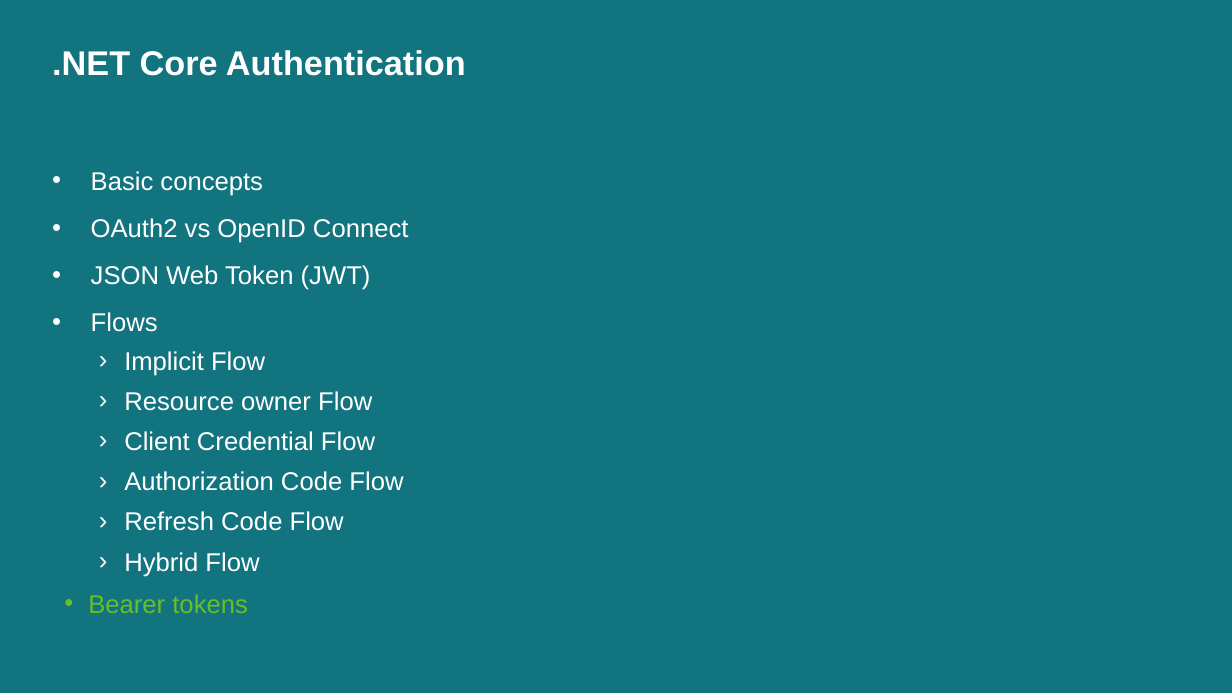
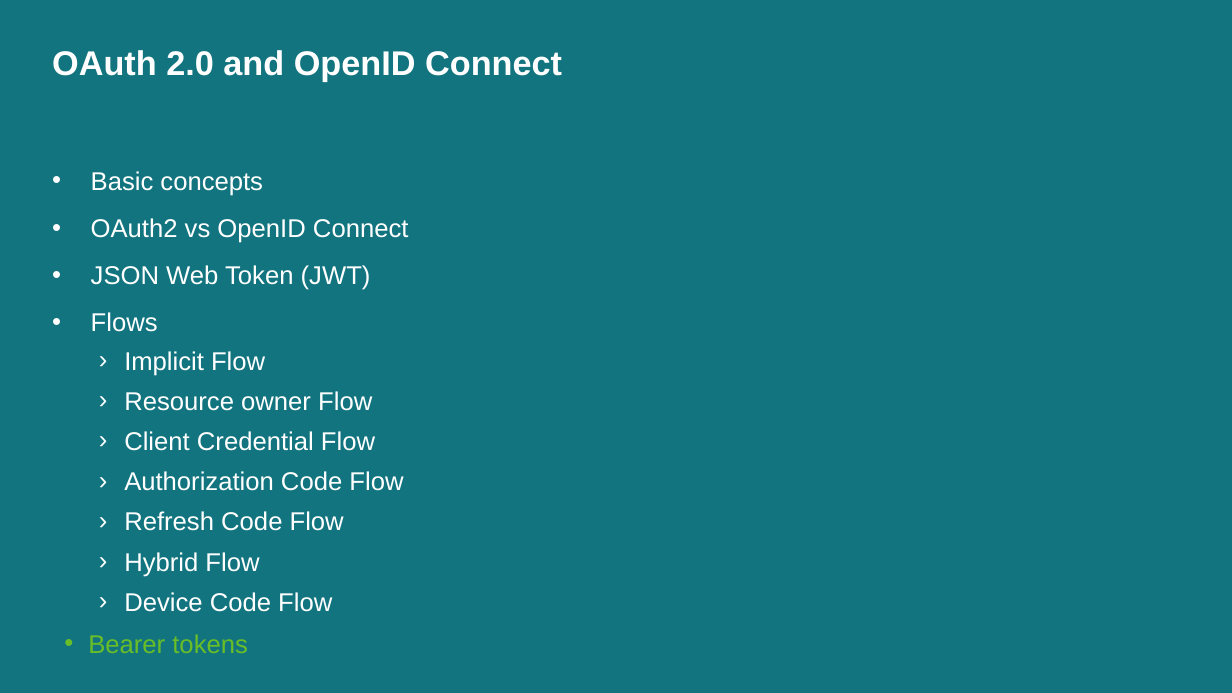
Before and after one commit to nickverschueren/devcruise-2019, a slide deck: slide 47 of Slides/OAuthAndOpenIdConnect.pptx (slide 36 before the commit). Drawn at 1232x693 pixels with LibreOffice and Linux fonts; fonts in the diff are those of the drawing. Boxes give left, top, right and bottom in pixels: in the first picture for what was removed or moved away, otherwise in the second. Text is boxed around its words. In the diff, an @@ line names an element or a change of style, - is before the commit and + after.

Commit message:
OpenID Connect

```diff
--- a/Slides/OAuthAndOpenIdConnect.pptx
+++ b/Slides/OAuthAndOpenIdConnect.pptx
@@ title at [52, 50, 562, 81]: text changed @@
-.NET Core Authentication
+OAuth 2.0 and OpenID Connect
@@ text at [124, 592, 332, 612]: paragraph added @@
+    › Device Code Flow
```
Also in this commit, not shown: 9 other slides changed, 12 slides added, 1 other file.
